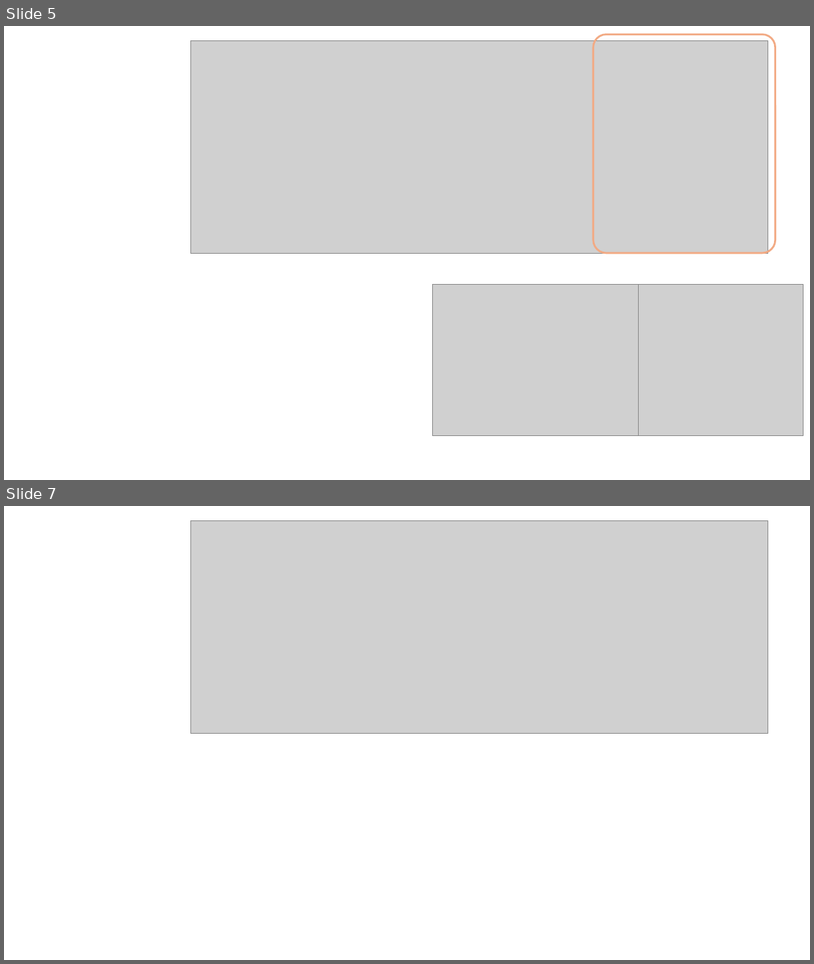
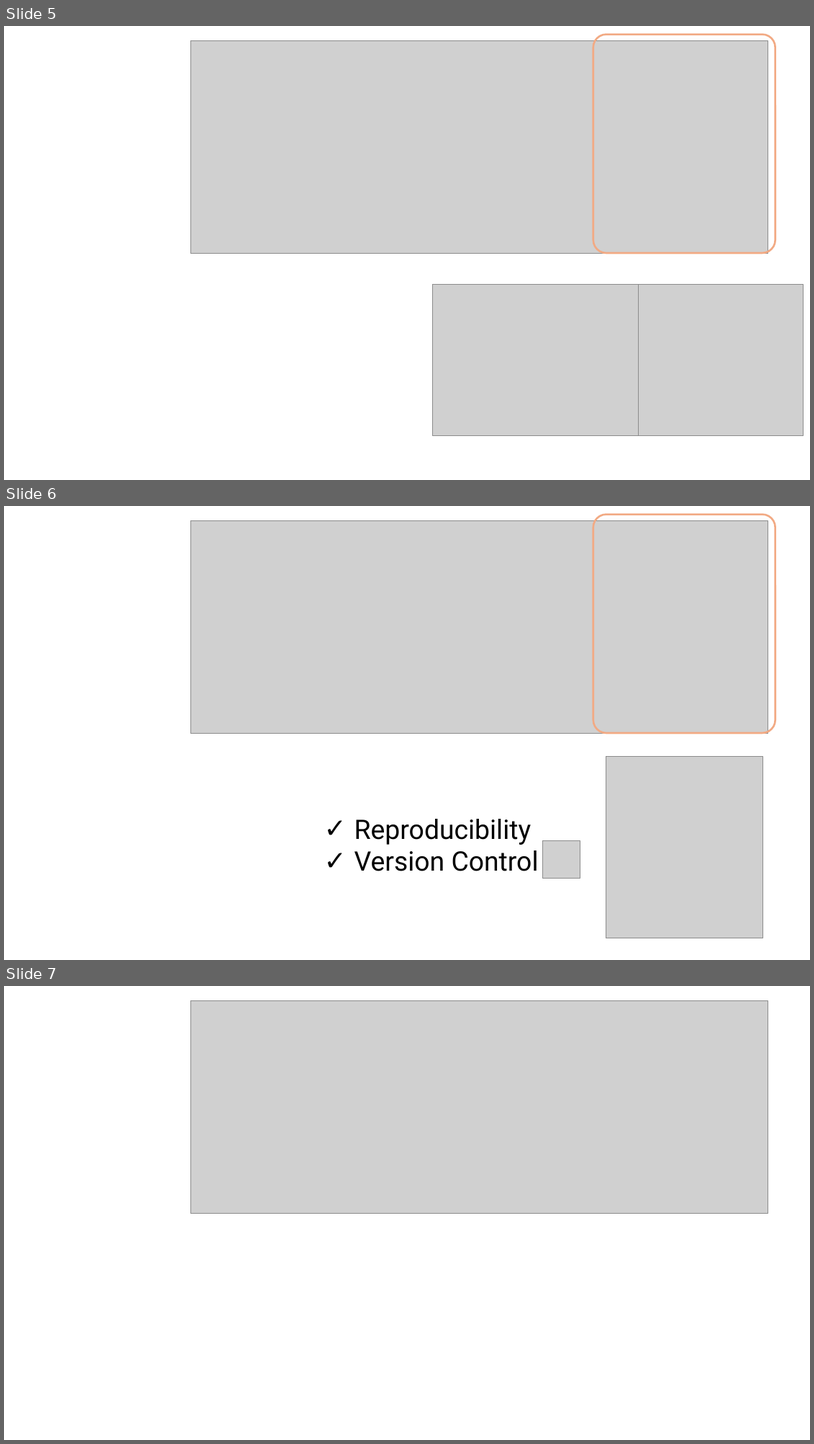
Before and after one commit to jhelvy/2025-posit-conf-surveydown, a slide deck: images/images.pptx. Shown one above the other, each under a label of ours: slides 5 and 7 before the commit, slides 5, 6 and 7 after it; the slides between them are not shown. The pictures are 814x964 and 814x1444 pixels, drawn with LibreOffice and Linux fonts; fonts in the diff are those of the drawing; grey boxes stand for pictures. Boxes give left, top, right and bottom in pixels: in the first picture for what was removed or moved away, otherwise in the second. Text is boxed around its words. In the diff, an @@ line names an element or a change of style, - is before the commit and + after.

```diff
--- a/images/images.pptx
+++ b/images/images.pptx
@@ slide 6 added at bbox=[4, 506, 810, 960], background #FFFFFF @@
@@ picture added at bbox=[191, 520, 768, 733] @@
@@ rounded rectangle added at bbox=[594, 515, 776, 733], outline #F2AA84 2.25 pt @@
@@ picture added at bbox=[606, 757, 763, 938] @@
@@ text added at bbox=[355, 818, 539, 871], 32 pt, text #000000 @@
+✓ Reproducibility
+✓ Version Control
@@ picture added at bbox=[543, 841, 580, 878] @@
```
Also in this commit, not shown: 1 slide changed, 1 other slide added, 2 slides removed, 5 other files.
